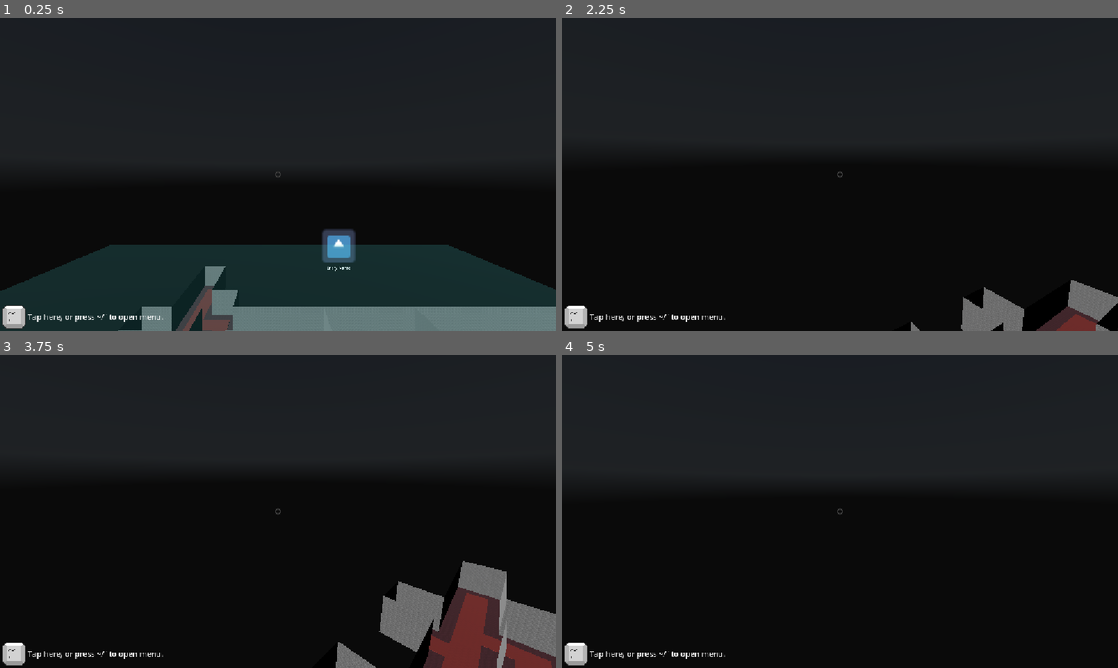
Above: before the commit, frames 1-4 (two rows, left to right).
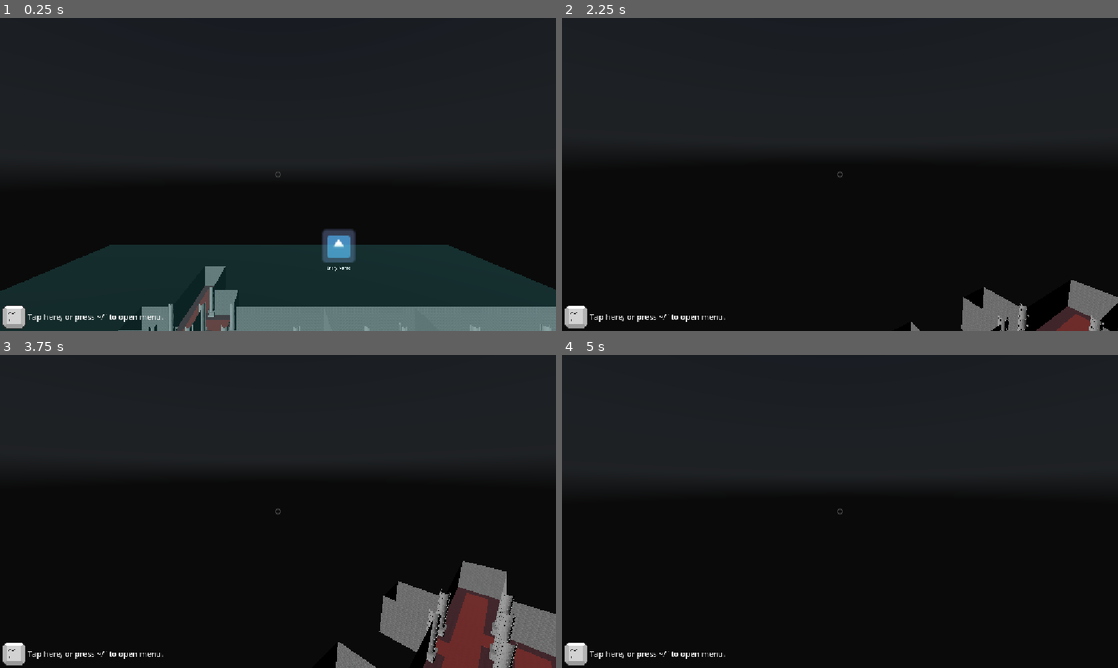
Above: after the commit, the same moments.

Repository: ZRedCon/InteractivePortfolio
Game: Godot game, scene res://Scenes/main_scene.tscn
Same seed, same stepped clock (60 frames per second), same inputs: the game is played once before the commit and once after it. The engine's default icon, where the game draws it, is replaced by a stand-in: a white triangle on a blue panel in a dark square. A sky picture missing from this copy of the repository is replaced by a grey-blue gradient.
Inputs (mouse positions are in pixels of both pictures, inside the frame that each line leads up to):
- Up to frame 1 (0.25 s): no input
- Up to frame 2 (2.25 s): tap Enter at 0.5, 1.25, 2 s; move the mouse to (962, 158) at 0.52 s; hold D (Right) 0.53-1.28 s; hold Space (Slow) 0.53-1.28 s; click (962, 158) at 0.67 s; move the mouse to (812, 174) at 1.27 s; hold W (Forward) from 1.28 s (still down); tap Shift (Sprint) at 1.35 s; move the mouse to (851, 168) at 2.02 s; press the mouse at (851, 168) at 2.03 s
- Up to frame 3 (3.75 s): keep holding W (Forward); tap Enter at 2.75, 2.85, 3.5 s; move the mouse to (272, 517) at 2.77 s; release the mouse at (272, 517) at 2.78 s; click (272, 517) at 2.92 s; move the mouse to (316, 514) at 3.52 s; tap Keypad Enter at 3.6 s
- Up to frame 4 (5 s): keep holding W (Forward); tap Enter at 4.25 s; move the mouse to (795, 508) at 4.27 s; tap Space (Slow) at 4.35 s

The runs differ from the first frame. In frame 1, 0.4% of the frame differs, in the area x 26-100%, y 85-100%; in frame 2, 0.2%; in frame 3, 0.9%, in the area x 76-94%, y 74-100%; in frame 4, nothing differs.

Commit message:
Added pillars

Diff:
--- a/GodotProject/interactive-portfolio/Scenes/main_scene.tscn
+++ b/GodotProject/interactive-portfolio/Scenes/main_scene.tscn
@@ -37,13 +37,13 @@
 [node name="Controller" parent="." unique_id=471476447 instance=ExtResource("1_52fb6")]
 transform = Transform3D(1, 0, 0, 0, 1, 0, 0, 0, 1, -0.076747894, 1.8733559, 2.142113)
 
-[node name="StaticBody3D" type="StaticBody3D" parent="." unique_id=843604182]
+[node name="EyeInTheSky" type="StaticBody3D" parent="." unique_id=843604182 groups=["Floor"]]
 
-[node name="CollisionShape3D" type="CollisionShape3D" parent="StaticBody3D" unique_id=911317543]
+[node name="CollisionShape3D" type="CollisionShape3D" parent="EyeInTheSky" unique_id=911317543]
 transform = Transform3D(-1, 0, 1.509958e-07, 0, 1, 0, -1.509958e-07, 0, -1, 0, -1, 0)
 shape = SubResource("BoxShape3D_bpmhk")
 
-[node name="MeshInstance3D" type="MeshInstance3D" parent="StaticBody3D" unique_id=1657082734 groups=["Floor"]]
+[node name="MeshInstance3D" type="MeshInstance3D" parent="EyeInTheSky" unique_id=1657082734 groups=["Floor"]]
 transform = Transform3D(10, 0, 0, 0, 1, 0, 0, 0, 10, 0, -1, 0)
 material_override = SubResource("StandardMaterial3D_jv6wh")
 mesh = SubResource("PlaneMesh_85ri6")
--- /dev/null
+++ b/GodotProject/interactive-portfolio/assets/materials/pillar.tres
@@ -0,0 +1,11 @@
+[gd_resource type="StandardMaterial3D" format=3 uid="uid://d215hocjx843a"]
+
+[ext_resource type="Texture2D" uid="uid://cl624ab1x7apo" path="res://assets/textures/Pillar/Material_Base_color.png" id="1_rj7ln"]
+[ext_resource type="Texture2D" uid="uid://jkjajrb6q7ke" path="res://assets/textures/Pillar/Material_Normal_OpenGL.png" id="2_gqxyg"]
+[ext_resource type="Texture2D" uid="uid://ccwunpdnfdwhq" path="res://assets/textures/Pillar/Material_Roughness.png" id="3_p8i5n"]
+
+[resource]
+albedo_texture = ExtResource("1_rj7ln")
+roughness_texture = ExtResource("3_p8i5n")
+normal_enabled = true
+normal_texture = ExtResource("2_gqxyg")
--- /dev/null
+++ b/GodotProject/interactive-portfolio/prefabs/Props/pillar.gd
@@ -0,0 +1,12 @@
+class_name Pillar extends Node3D
+
+static var locations_prexisting : Array[ Vector3 ] = []
+
+# Called when the node enters the scene tree for the first time.
+func _ready() -> void:
+	for location in locations_prexisting:
+		if location.is_equal_approx( global_position ):
+			queue_free()
+			return
+
+	locations_prexisting.append( global_position )
--- /dev/null
+++ b/GodotProject/interactive-portfolio/prefabs/Props/pillar.tscn
@@ -0,0 +1,19 @@
+[gd_scene format=3 uid="uid://d3msxdbxllyqn"]
+
+[ext_resource type="PackedScene" uid="uid://ijbuop5haj37" path="res://assets/models/Pillar.fbx" id="1_1omj1"]
+[ext_resource type="Script" uid="uid://cx03auuyr2esr" path="res://prefabs/Props/pillar.gd" id="2_12g3m"]
+
+[sub_resource type="BoxShape3D" id="BoxShape3D_bpmhk"]
+size = Vector3(2.664, 2, 2.664)
+
+[node name="Pillar" unique_id=186650993 instance=ExtResource("1_1omj1")]
+script = ExtResource("2_12g3m")
+
+[node name="Base" parent="." index="0" unique_id=609595319]
+transform = Transform3D(100, 0, 0, 0, -1.1920929e-05, 99.99999, 0, -99.99999, -1.1920929e-05, 0, 1, 0)
+
+[node name="StaticBody3D" type="StaticBody3D" parent="." index="1" unique_id=1210880495]
+
+[node name="CollisionShape3D" type="CollisionShape3D" parent="StaticBody3D" index="0" unique_id=922913984]
+transform = Transform3D(1, 0, 0, 0, 1, 0, 0, 0, 1, 0, 1, 0)
+shape = SubResource("BoxShape3D_bpmhk")
--- a/GodotProject/interactive-portfolio/prefabs/rooms/corner_convex_room.tscn
+++ b/GodotProject/interactive-portfolio/prefabs/rooms/corner_convex_room.tscn
@@ -3,6 +3,7 @@
 [ext_resource type="Material" uid="uid://4rn2ef0fesh" path="res://assets/materials/bricks.tres" id="1_hulef"]
 [ext_resource type="Script" uid="uid://dpj4ne3mfoem7" path="res://prefabs/rooms/room.gd" id="1_sp8qu"]
 [ext_resource type="Material" uid="uid://b8hdv61qpbgdc" path="res://assets/materials/carpet.tres" id="2_sp8qu"]
+[ext_resource type="PackedScene" uid="uid://d3msxdbxllyqn" path="res://prefabs/Props/pillar.tscn" id="4_w1kd5"]
 
 [sub_resource type="PlaneMesh" id="PlaneMesh_w1kd5"]
 
@@ -51,3 +52,6 @@
 [node name="CollisionShape3D5" type="CollisionShape3D" parent="." unique_id=3490430 groups=["Floor"]]
 transform = Transform3D(-1, 0, 8.742278e-08, 0, 1, 0, -8.742278e-08, 0, -1, 1.25, 0, 1.25)
 shape = SubResource("BoxShape3D_qr4as")
+
+[node name="Pillar" parent="." unique_id=186650993 instance=ExtResource("4_w1kd5")]
+transform = Transform3D(1, 0, 0, 0, 1, 0, 0, 0, 1, -5, 0, -5)
--- a/GodotProject/interactive-portfolio/prefabs/rooms/corner_hall.tscn
+++ b/GodotProject/interactive-portfolio/prefabs/rooms/corner_hall.tscn
@@ -4,6 +4,7 @@
 [ext_resource type="Material" uid="uid://gh7rd5ns3sdx" path="res://assets/materials/cobblestone.tres" id="2_sruj4"]
 [ext_resource type="Material" uid="uid://b8hdv61qpbgdc" path="res://assets/materials/carpet.tres" id="3_o8720"]
 [ext_resource type="Script" uid="uid://dpj4ne3mfoem7" path="res://prefabs/rooms/room.gd" id="4_room"]
+[ext_resource type="PackedScene" uid="uid://d3msxdbxllyqn" path="res://prefabs/Props/pillar.tscn" id="5_o8720"]
 
 [sub_resource type="PlaneMesh" id="PlaneMesh_nbblp"]
 
@@ -69,3 +70,6 @@
 [node name="CollisionShape3D3" type="CollisionShape3D" parent="." unique_id=1904643586 groups=["Floor"]]
 transform = Transform3D(-4.371139e-08, 0, -1, 0, 1, 0, 1, 0, -4.371139e-08, -1.25, 0, 0)
 shape = SubResource("BoxShape3D_8484w")
+
+[node name="Pillar" parent="." unique_id=186650993 instance=ExtResource("5_o8720")]
+transform = Transform3D(1, 0, 0, 0, 1, 0, 0, 0, 1, -5, 0, -5)
--- a/GodotProject/interactive-portfolio/prefabs/rooms/corner_overlap_room.tscn
+++ b/GodotProject/interactive-portfolio/prefabs/rooms/corner_overlap_room.tscn
@@ -3,6 +3,7 @@
 [ext_resource type="Material" uid="uid://4rn2ef0fesh" path="res://assets/materials/bricks.tres" id="1_joff6"]
 [ext_resource type="Material" uid="uid://b8hdv61qpbgdc" path="res://assets/materials/carpet.tres" id="2_gxwgk"]
 [ext_resource type="Script" uid="uid://dpj4ne3mfoem7" path="res://prefabs/rooms/room.gd" id="3_room"]
+[ext_resource type="PackedScene" uid="uid://d3msxdbxllyqn" path="res://prefabs/Props/pillar.tscn" id="4_dqnjt"]
 
 [sub_resource type="PlaneMesh" id="PlaneMesh_dqnjt"]
 
@@ -42,3 +43,9 @@
 
 [node name="CollisionShape3D2" type="CollisionShape3D" parent="." unique_id=1262755466]
 shape = SubResource("BoxShape3D_gnl8j")
+
+[node name="Pillar" parent="." unique_id=186650993 instance=ExtResource("4_dqnjt")]
+transform = Transform3D(1, 0, 0, 0, 1, 0, 0, 0, 1, -5, 0, -5)
+
+[node name="Pillar2" parent="." unique_id=1086317773 instance=ExtResource("4_dqnjt")]
+transform = Transform3D(1, 0, 0, 0, 1, 0, 0, 0, 1, 5, 0, 5)
--- a/GodotProject/interactive-portfolio/prefabs/rooms/corner_room_one_exit.tscn
+++ b/GodotProject/interactive-portfolio/prefabs/rooms/corner_room_one_exit.tscn
@@ -4,6 +4,7 @@
 [ext_resource type="Material" uid="uid://b8hdv61qpbgdc" path="res://assets/materials/carpet.tres" id="2_h84fi"]
 [ext_resource type="Material" uid="uid://gh7rd5ns3sdx" path="res://assets/materials/cobblestone.tres" id="3_sg4tn"]
 [ext_resource type="Script" uid="uid://dpj4ne3mfoem7" path="res://prefabs/rooms/room.gd" id="4_room"]
+[ext_resource type="PackedScene" uid="uid://d3msxdbxllyqn" path="res://prefabs/Props/pillar.tscn" id="5_sg4tn"]
 
 [sub_resource type="PlaneMesh" id="PlaneMesh_nqhtr"]
 
@@ -62,3 +63,6 @@
 
 [node name="CollisionShape3D4" type="CollisionShape3D" parent="." unique_id=750163471 groups=["Floor"]]
 shape = SubResource("BoxShape3D_h84fi")
+
+[node name="Pillar" parent="." unique_id=186650993 instance=ExtResource("5_sg4tn")]
+transform = Transform3D(1, 0, 0, 0, 1, 0, 0, 0, 1, -5, 0, -5)
--- a/GodotProject/interactive-portfolio/prefabs/rooms/corner_room_two_exit.tscn
+++ b/GodotProject/interactive-portfolio/prefabs/rooms/corner_room_two_exit.tscn
@@ -3,6 +3,7 @@
 [ext_resource type="Material" uid="uid://4rn2ef0fesh" path="res://assets/materials/bricks.tres" id="1_rg2mo"]
 [ext_resource type="Material" uid="uid://b8hdv61qpbgdc" path="res://assets/materials/carpet.tres" id="2_xoahv"]
 [ext_resource type="Script" uid="uid://dpj4ne3mfoem7" path="res://prefabs/rooms/room.gd" id="3_room"]
+[ext_resource type="PackedScene" uid="uid://d3msxdbxllyqn" path="res://prefabs/Props/pillar.tscn" id="4_w0417"]
 
 [sub_resource type="PlaneMesh" id="PlaneMesh_w0417"]
 
@@ -55,3 +56,12 @@
 [node name="CollisionShape3D5" type="CollisionShape3D" parent="." unique_id=1436039491 groups=["Floor"]]
 transform = Transform3D(-4.371139e-08, 0, -1, 0, 1, 0, 1, 0, -4.371139e-08, 0, 0, 0)
 shape = SubResource("BoxShape3D_kyuow")
+
+[node name="Pillar" parent="." unique_id=186650993 instance=ExtResource("4_w0417")]
+transform = Transform3D(1, 0, 0, 0, 1, 0, 0, 0, 1, -5, 0, -5)
+
+[node name="Pillar2" parent="." unique_id=1801339658 instance=ExtResource("4_w0417")]
+transform = Transform3D(1, 0, 0, 0, 1, 0, 0, 0, 1, 5, 0, 5)
+
+[node name="Pillar3" parent="." unique_id=654848836 instance=ExtResource("4_w0417")]
+transform = Transform3D(1, 0, 0, 0, 1, 0, 0, 0, 1, 5, 0, -5)
--- a/GodotProject/interactive-portfolio/prefabs/rooms/edge_room_exit.tscn
+++ b/GodotProject/interactive-portfolio/prefabs/rooms/edge_room_exit.tscn
@@ -2,6 +2,7 @@
 
 [ext_resource type="Material" uid="uid://4rn2ef0fesh" path="res://assets/materials/bricks.tres" id="1_fupfw"]
 [ext_resource type="Material" uid="uid://b8hdv61qpbgdc" path="res://assets/materials/carpet.tres" id="3_s3gbs"]
+[ext_resource type="PackedScene" uid="uid://d3msxdbxllyqn" path="res://prefabs/Props/pillar.tscn" id="4_airqg"]
 [ext_resource type="Script" uid="uid://dpj4ne3mfoem7" path="res://prefabs/rooms/room.gd" id="4_room"]
 
 [sub_resource type="PlaneMesh" id="PlaneMesh_h8ugf"]
@@ -46,3 +47,9 @@
 
 [node name="CollisionShape3D3" type="CollisionShape3D" parent="." unique_id=375292172 groups=["Floor"]]
 shape = SubResource("BoxShape3D_fupfw")
+
+[node name="Pillar" parent="." unique_id=186650993 instance=ExtResource("4_airqg")]
+transform = Transform3D(1, 0, 0, 0, 1, 0, 0, 0, 1, -5, 0, -5)
+
+[node name="Pillar2" parent="." unique_id=1255606341 instance=ExtResource("4_airqg")]
+transform = Transform3D(1, 0, 0, 0, 1, 0, 0, 0, 1, 5, 0, -5)
--- a/GodotProject/interactive-portfolio/prefabs/rooms/four_way_intersection_hall.tscn
+++ b/GodotProject/interactive-portfolio/prefabs/rooms/four_way_intersection_hall.tscn
@@ -3,6 +3,7 @@
 [ext_resource type="Material" uid="uid://4rn2ef0fesh" path="res://assets/materials/bricks.tres" id="1_egw2v"]
 [ext_resource type="Material" uid="uid://b8hdv61qpbgdc" path="res://assets/materials/carpet.tres" id="2_pt7cb"]
 [ext_resource type="Script" uid="uid://dpj4ne3mfoem7" path="res://prefabs/rooms/room.gd" id="3_room"]
+[ext_resource type="PackedScene" uid="uid://d3msxdbxllyqn" path="res://prefabs/Props/pillar.tscn" id="4_6qsta"]
 
 [sub_resource type="PlaneMesh" id="PlaneMesh_6qsta"]
 
@@ -41,3 +42,15 @@
 [node name="CollisionShape3D5" type="CollisionShape3D" parent="." unique_id=582165622 groups=["Floor"]]
 transform = Transform3D(-4.371139e-08, 0, -1, 0, 1, 0, 1, 0, -4.371139e-08, 0, 0, 0)
 shape = SubResource("BoxShape3D_qr2sl")
+
+[node name="Pillar" parent="." unique_id=186650993 instance=ExtResource("4_6qsta")]
+transform = Transform3D(1, 0, 0, 0, 1, 0, 0, 0, 1, -5, 0, -5)
+
+[node name="Pillar2" parent="." unique_id=1055422154 instance=ExtResource("4_6qsta")]
+transform = Transform3D(1, 0, 0, 0, 1, 0, 0, 0, 1, 5, 0, 5)
+
+[node name="Pillar3" parent="." unique_id=1896568629 instance=ExtResource("4_6qsta")]
+transform = Transform3D(1, 0, 0, 0, 1, 0, 0, 0, 1, -5, 0, 5)
+
+[node name="Pillar4" parent="." unique_id=1914570603 instance=ExtResource("4_6qsta")]
+transform = Transform3D(1, 0, 0, 0, 1, 0, 0, 0, 1, 5, 0, -5)
--- a/GodotProject/interactive-portfolio/prefabs/rooms/t_intersection_hall.tscn
+++ b/GodotProject/interactive-portfolio/prefabs/rooms/t_intersection_hall.tscn
@@ -4,6 +4,7 @@
 [ext_resource type="Material" uid="uid://gh7rd5ns3sdx" path="res://assets/materials/cobblestone.tres" id="2_mibef"]
 [ext_resource type="Material" uid="uid://b8hdv61qpbgdc" path="res://assets/materials/carpet.tres" id="3_2ae7a"]
 [ext_resource type="Script" uid="uid://dpj4ne3mfoem7" path="res://prefabs/rooms/room.gd" id="4_room"]
+[ext_resource type="PackedScene" uid="uid://d3msxdbxllyqn" path="res://prefabs/Props/pillar.tscn" id="5_nhhxc"]
 
 [sub_resource type="PlaneMesh" id="PlaneMesh_mibef"]
 
@@ -64,3 +65,9 @@
 [node name="CollisionShape3D3" type="CollisionShape3D" parent="." unique_id=2088728855 groups=["Floor"]]
 transform = Transform3D(-4.371139e-08, 0, 1, 0, 1, 0, -1, 0, -4.371139e-08, 0, 0, 0)
 shape = SubResource("BoxShape3D_y5lpm")
+
+[node name="Pillar" parent="." unique_id=186650993 instance=ExtResource("5_nhhxc")]
+transform = Transform3D(1, 0, 0, 0, 1, 0, 0, 0, 1, 5, 0, 5)
+
+[node name="Pillar2" parent="." unique_id=1985896298 instance=ExtResource("5_nhhxc")]
+transform = Transform3D(1, 0, 0, 0, 1, 0, 0, 0, 1, -5, 0, 5)
Binary file added: GodotProject/interactive-portfolio/assets/models/Pillar.fbx
Not shown, added: GodotProject/interactive-portfolio/assets/models/Pillar.fbx.import
Binary file added: GodotProject/interactive-portfolio/assets/textures/Pillar/Material_Base_color.png
Not shown, added: GodotProject/interactive-portfolio/assets/textures/Pillar/Material_Base_color.png.import
Binary file added: GodotProject/interactive-portfolio/assets/textures/Pillar/Material_Height.png
Not shown, added: GodotProject/interactive-portfolio/assets/textures/Pillar/Material_Height.png.import
Binary file added: GodotProject/interactive-portfolio/assets/textures/Pillar/Material_Metallic.png
Not shown, added: GodotProject/interactive-portfolio/assets/textures/Pillar/Material_Metallic.png.import
Binary file added: GodotProject/interactive-portfolio/assets/textures/Pillar/Material_Normal.png
Not shown, added: GodotProject/interactive-portfolio/assets/textures/Pillar/Material_Normal.png.import
Binary file added: GodotProject/interactive-portfolio/assets/textures/Pillar/Material_Normal_OpenGL.png
Not shown, added: GodotProject/interactive-portfolio/assets/textures/Pillar/Material_Normal_OpenGL.png.import
(and 4 more such lines)
